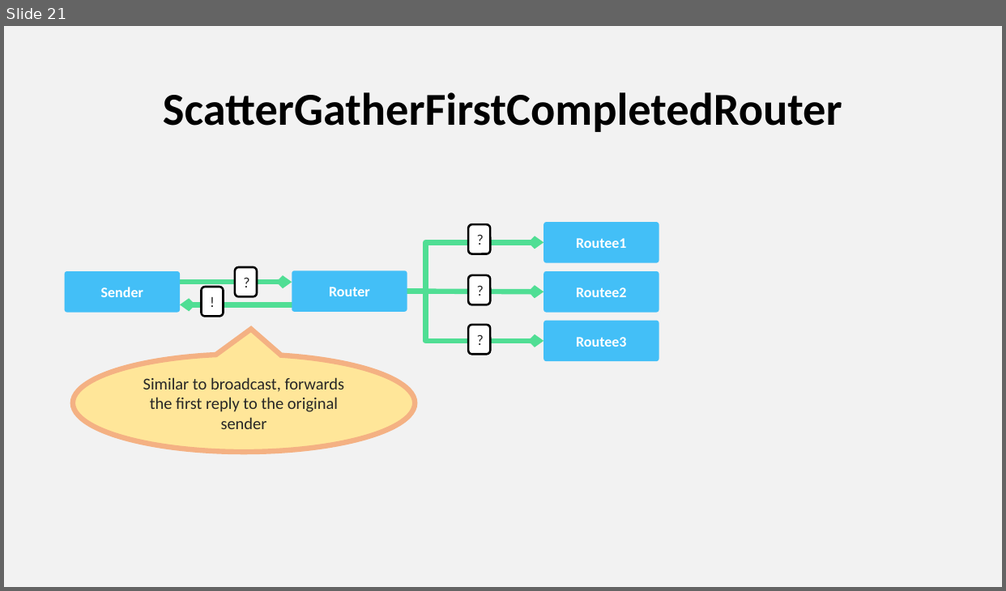
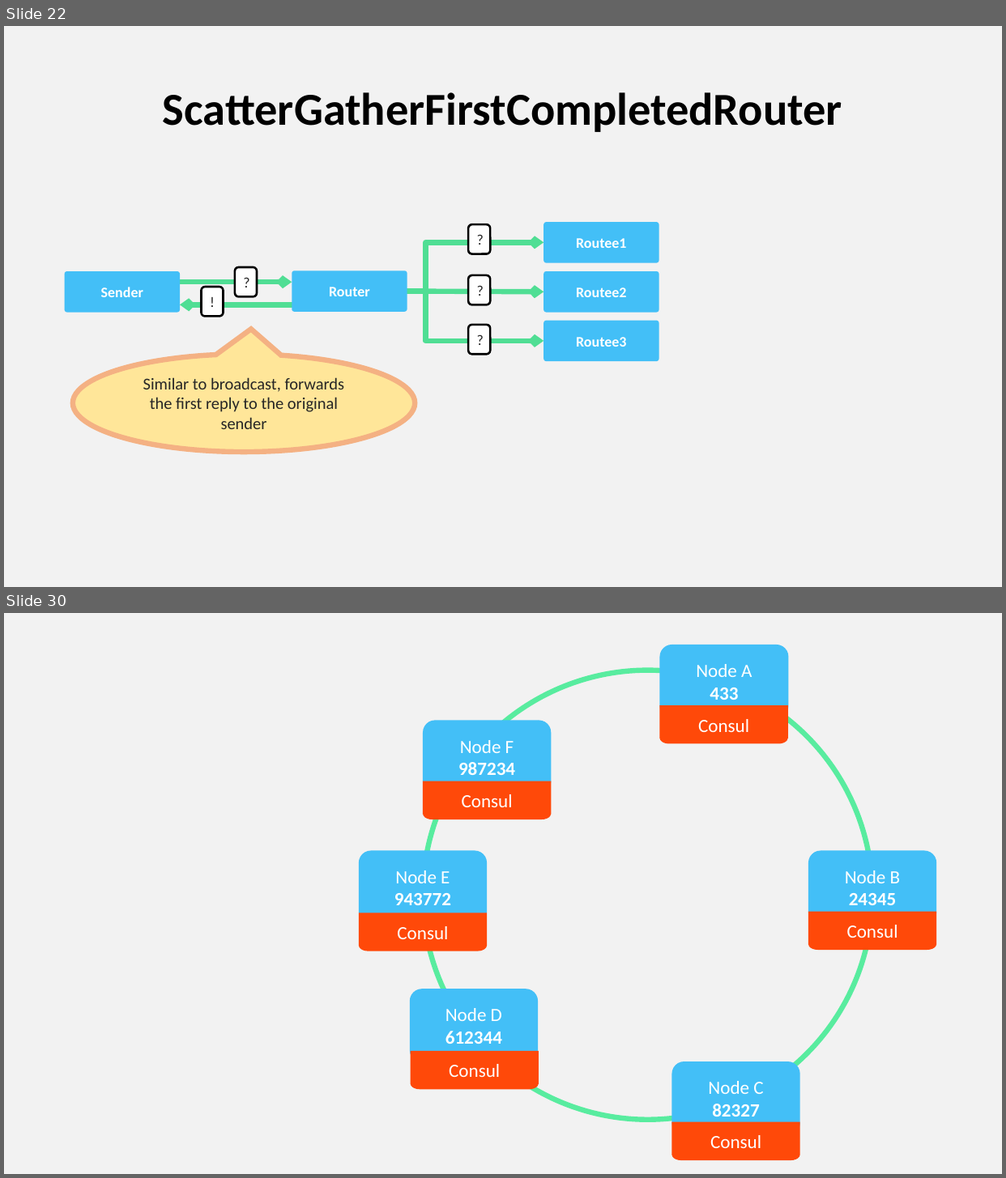
Before and after one commit to asynkron/website, a slide deck: media/logo.pptx. Shown one above the other, each under a label of ours: slide 21 before the commit, slides 22 and 30 after it; the slides between them are not shown. The pictures are 1006x591 and 1006x1178 pixels, drawn with LibreOffice and Linux fonts; fonts in the diff are those of the drawing. Boxes give left, top, right and bottom in pixels: in the first picture for what was removed or moved away, otherwise in the second. Text is boxed around its words. In the diff, an @@ line names an element or a change of style, - is before the commit and + after.

```diff
--- a/media/logo.pptx
+++ b/media/logo.pptx
@@ slide 30 added at bbox=[4, 613, 1002, 1174], background #F2F2F2 @@
@@ rounded rectangle added at bbox=[660, 645, 789, 717], fill #43BFF7, 18 pt, text #FFFFFF @@
+Node A
+433
@@ ellipse added at bbox=[424, 670, 873, 1120], outline #58EC9F 5 pt @@
@@ freeform shape added at bbox=[660, 706, 788, 744], fill #FF4909, 18 pt, text #FFFFFF @@
+Consul
@@ rounded rectangle added at bbox=[424, 720, 552, 794], fill #43BFF7, 18 pt, text #FFFFFF, bold @@
+Node F
+987234
@@ freeform shape added at bbox=[424, 781, 552, 820], fill #FF4909, 18 pt, text #FFFFFF @@
+Consul
@@ rounded rectangle added at bbox=[359, 851, 487, 924], fill #43BFF7, 18 pt, text #FFFFFF, bold @@
+Node E
+943772
@@ rounded rectangle added at bbox=[809, 851, 937, 924], fill #43BFF7, 18 pt, text #FFFFFF @@
+Node B
+24345
@@ freeform shape added at bbox=[359, 914, 487, 952], fill #FF4909, 18 pt, text #FFFFFF @@
+Consul
@@ freeform shape added at bbox=[809, 912, 937, 950], fill #FF4909, 18 pt, text #FFFFFF @@
+Consul
@@ rounded rectangle added at bbox=[410, 989, 538, 1063], fill #43BFF7, 18 pt, text #FFFFFF, bold @@
+Node D
+612344
@@ freeform shape added at bbox=[411, 1051, 539, 1089], fill #FF4909, 18 pt, text #FFFFFF @@
+Consul
@@ rounded rectangle added at bbox=[671, 1063, 799, 1135], fill #43BFF7, 18 pt, text #FFFFFF @@
+Node C
+82327
@@ freeform shape added at bbox=[671, 1122, 799, 1161], fill #FF4909, 18 pt, text #FFFFFF @@
+Consul
@@ what was slide 21 is now slide 22 @@
```
Also in this commit, not shown: 14 other slides added.
